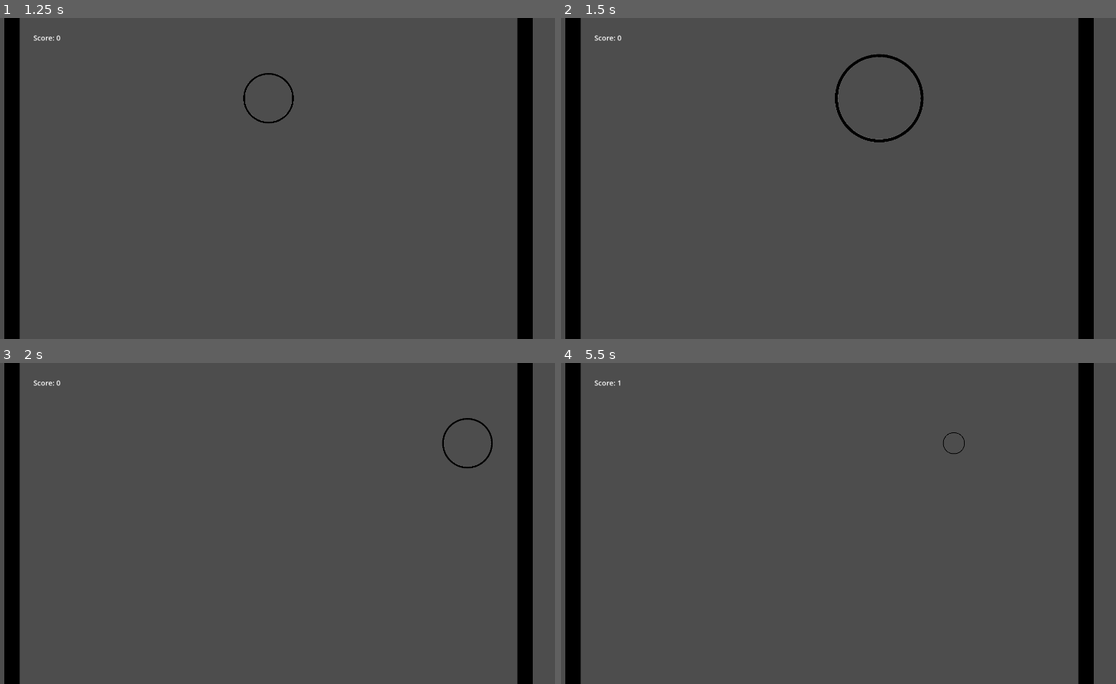
Above: before the commit, frames 1-4 (two rows, left to right).
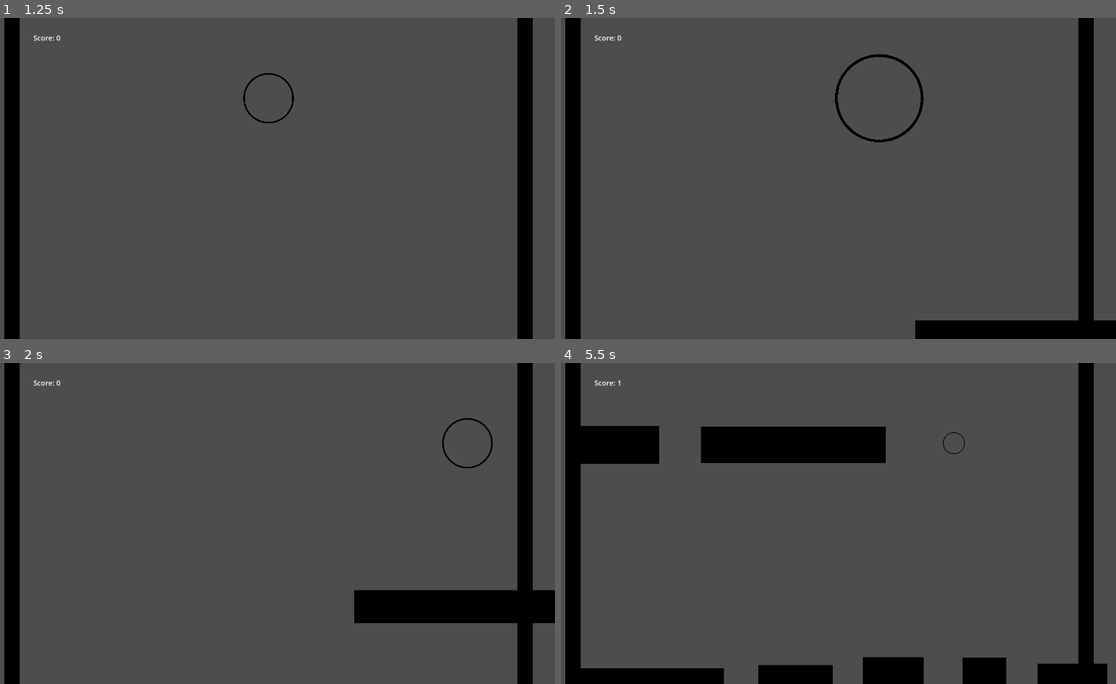
Above: after the commit, the same moments.

Repository: kylietmo/gmtk-2024-game
Game: Godot game, scene res://menus/start_screen/start_screen.tscn
The game is run twice, just before and just after one commit, with the same random seed, the same clock (stepped at 60 frames per second) and the same inputs. Sound files missing from this copy of the repository are replaced by a short silence.
Inputs:
- Up to frame 1 (1.25 s): click "Start" at 0.5 s
- Up to frame 2 (1.5 s): tap Enter at 1.25 s; hold D (right) from 1.28 s (still down); tap 3 (size_large) at 1.35 s
- Up to frame 3 (2 s): keep holding D (right)
- Up to frame 4 (5.5 s): release D (right) at 2.03 s; hold A (left) 2.03-2.78 s; tap 1 (size_small) at 2.1, 3.6, 5.1 s; hold D (right) 2.78-4.28 s; tap 3 (size_large) at 2.85, 4.35 s; hold A (left) from 4.28 s (still down)

Frame 1 is identical in both runs. In frame 2, 1.9% of the frame differs, in the area x 63-100%, y 94-100%; in frame 3, 3.4%; in frame 4, 9.8%, in the area x 3-99%, y 19-100%.

Commit message:
Fixed issue with adding platforms.

Diff:
--- a/src/game.gd
+++ b/src/game.gd
@@ -85,6 +85,8 @@
 
 		platform.position.x = x + (platform_width / 2)
 		platform.position.y = Globals.RIGHT_BARRIER_X + OBSTACLE_SPAWN_OFFSET
+		print("platform.position.x: ", platform.position.x)
+		print("platform.position.y: ", platform.position.y)
 
 		var sprite : Sprite2D = platform.find_child("Sprite2D")
 		var platform_sprite_width = sprite.texture.get_size().x
@@ -92,6 +94,9 @@
 
 		platform.scale.x = platform_width / platform_sprite_width
 		platform.scale.y = platform_height / platform_sprite_height
+
+		obstacles.append(platform)
+		add_child(platform)
 
 		x = x + platform_width
 		var distance_to_right_barrier = Globals.RIGHT_BARRIER_X - platform_width
